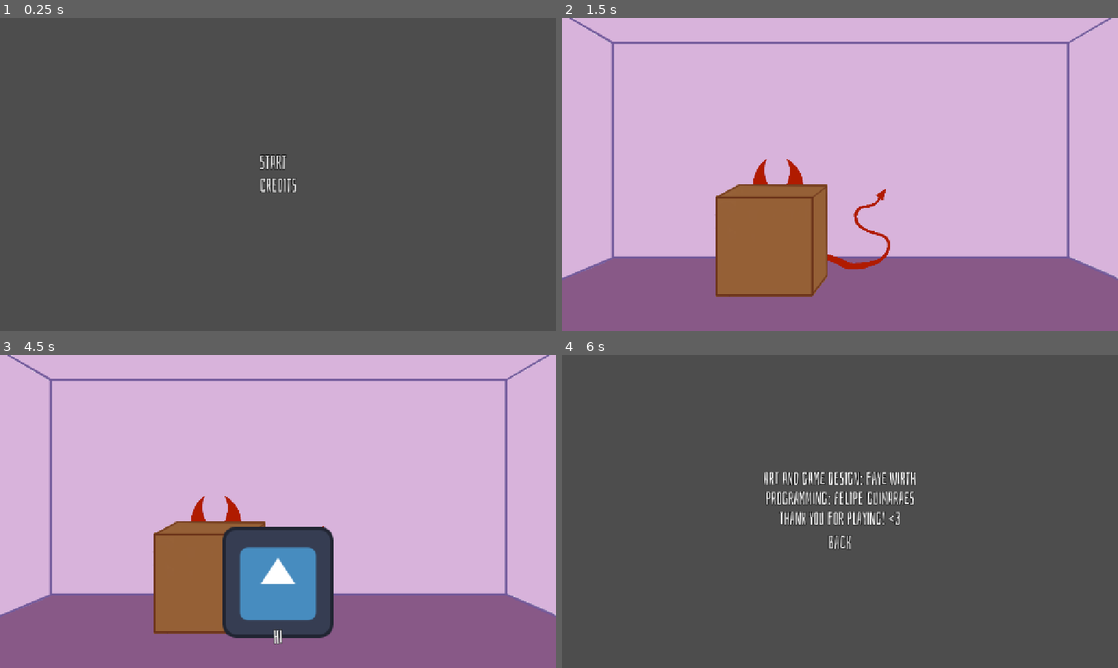
Above: before the commit, frames 1-4 (two rows, left to right).
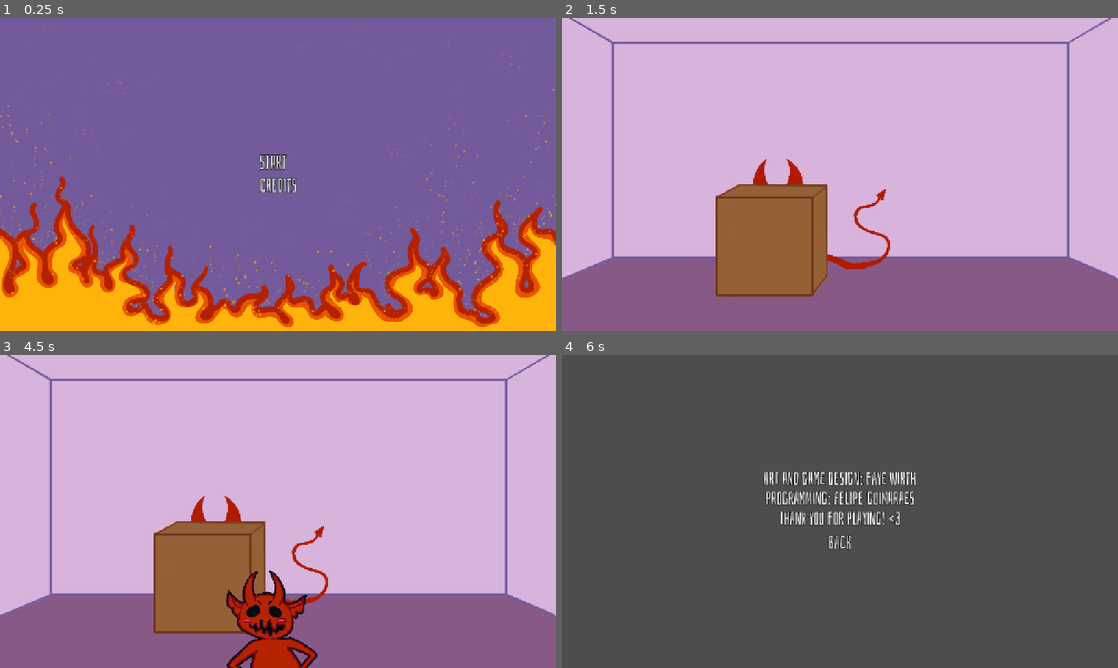
Above: after the commit, the same moments.

Repository: guimafelipe/hidenseek
Game: Godot game, scene res://Scenes/main_menu.tscn
Same seed, same stepped clock (60 frames per second), same inputs: the game is played once before the commit and once after it. The engine's default icon, where the game draws it, is replaced by a stand-in: a white triangle on a blue panel in a dark square.
Inputs (mouse positions are in pixels of both pictures, inside the frame that each line leads up to):
- Up to frame 1 (0.25 s): no input
- Up to frame 2 (1.5 s): click "Start" at 0.5 s; move the mouse to (962, 158) at 1.27 s; press the mouse at (962, 158) at 1.28 s
- Up to frame 3 (4.5 s): tap Enter at 2 s; move the mouse to (166, 527) at 2.02 s; release the mouse at (166, 527) at 2.03 s; hold Escape (back) 2.03-2.75 s; click (166, 527) at 2.1 s; click "Start" at 2.75 s; move the mouse to (333, 442) at 3.52 s; press the mouse at (333, 442) at 3.53 s; tap Space at 4.25 s; move the mouse to (250, 574) at 4.27 s; release the mouse at (250, 574) at 4.28 s; click (250, 574) at 4.35 s
- Up to frame 4 (6 s): move the mouse to (1006, 558) at 5.02 s; press the mouse at (1006, 558) at 5.03 s; hold Escape (back) 5.03-5.75 s; release the mouse at (1006, 558) at 5.75 s; click "Credits" at 5.75 s

The runs differ from the first frame. In frame 1, 100% of the frame differs, in the area x 0-100%, y 0-100%; in frame 2, nothing differs; in frame 3, 8.2%; in frame 4, nothing differs.

Commit message:
Adding demon animation and menu bg

Diff:
--- /dev/null
+++ b/Assets/room_blur.gdshader
@@ -0,0 +1,14 @@
+shader_type canvas_item;
+
+uniform bool is_active = false;
+uniform float blur_amount = 5.0;
+uniform sampler2D SCREEN_TEXTURE : hint_screen_texture, filter_nearest_mipmap;
+uniform sampler2D ROOM : filter_linear_mipmap;
+
+void fragment() {
+	if (is_active)
+	{
+		vec4 blurred = texture(ROOM, UV);
+		COLOR = blurred;
+	}
+}
--- a/Scenes/devil_animation.tscn
+++ b/Scenes/devil_animation.tscn
@@ -1,14 +1,15 @@
 [gd_scene format=3 uid="uid://bddcmhodlbpoe"]
 
-[ext_resource type="Texture2D" uid="uid://c6cmnvhrgoc0i" path="res://icon.svg" id="1_bx2p5"]
+[ext_resource type="Texture2D" uid="uid://ckibomndlp8na" path="res://Assets/Art/demon_talking.png" id="2_f6tc7"]
 [ext_resource type="Script" uid="uid://u7v1m03sh733" path="res://Scenes/devil_animation.gd" id="2_jotw0"]
 
 [node name="DevilAnimation" type="Node2D" unique_id=2006660035]
 script = ExtResource("2_jotw0")
 
 [node name="DemonSprite" type="Sprite2D" parent="." unique_id=406727960]
-scale = Vector2(2, 2)
-texture = ExtResource("1_bx2p5")
+position = Vector2(-255.99997, -99)
+scale = Vector2(0.85, 0.85)
+texture = ExtResource("2_f6tc7")
 
 [node name="ChatBox" type="Label" parent="." unique_id=761162083]
 anchors_preset = 7
@@ -17,9 +18,9 @@
 anchor_right = 0.5
 anchor_bottom = 1.0
 offset_left = -70.0
-offset_top = 101.0
+offset_top = 166.0
 offset_right = 71.0
-offset_bottom = 152.0
+offset_bottom = 217.0
 grow_horizontal = 2
 grow_vertical = 0
 pivot_offset_ratio = Vector2(0.5, 0)
--- a/Scenes/main_menu.tscn
+++ b/Scenes/main_menu.tscn
@@ -1,6 +1,7 @@
 [gd_scene format=3 uid="uid://dlvtmyr5q2dmi"]
 
 [ext_resource type="Script" uid="uid://ccs5drea6m2gb" path="res://Scenes/main_menu.gd" id="1_28flt"]
+[ext_resource type="Texture2D" uid="uid://dmvv0ml0suy55" path="res://Assets/Art/menu_bg.png" id="2_48xlc"]
 
 [node name="MainMenu" type="Control" unique_id=1554979941]
 layout_mode = 3
@@ -10,6 +11,12 @@
 grow_horizontal = 2
 grow_vertical = 2
 script = ExtResource("1_28flt")
+
+[node name="Background" type="TextureRect" parent="." unique_id=1912212650]
+layout_mode = 0
+offset_right = 1280.0
+offset_bottom = 720.0
+texture = ExtResource("2_48xlc")
 
 [node name="VBoxContainer" type="VBoxContainer" parent="." unique_id=762513018]
 layout_mode = 1
Binary file added: Assets/Art/demon_talking.png
Not shown, added: Assets/Art/demon_talking.png.import
Binary file added: Assets/Art/menu_bg.png
Not shown, added: Assets/Art/menu_bg.png.import
Not shown, added: Assets/room_blur.gdshader.uid
